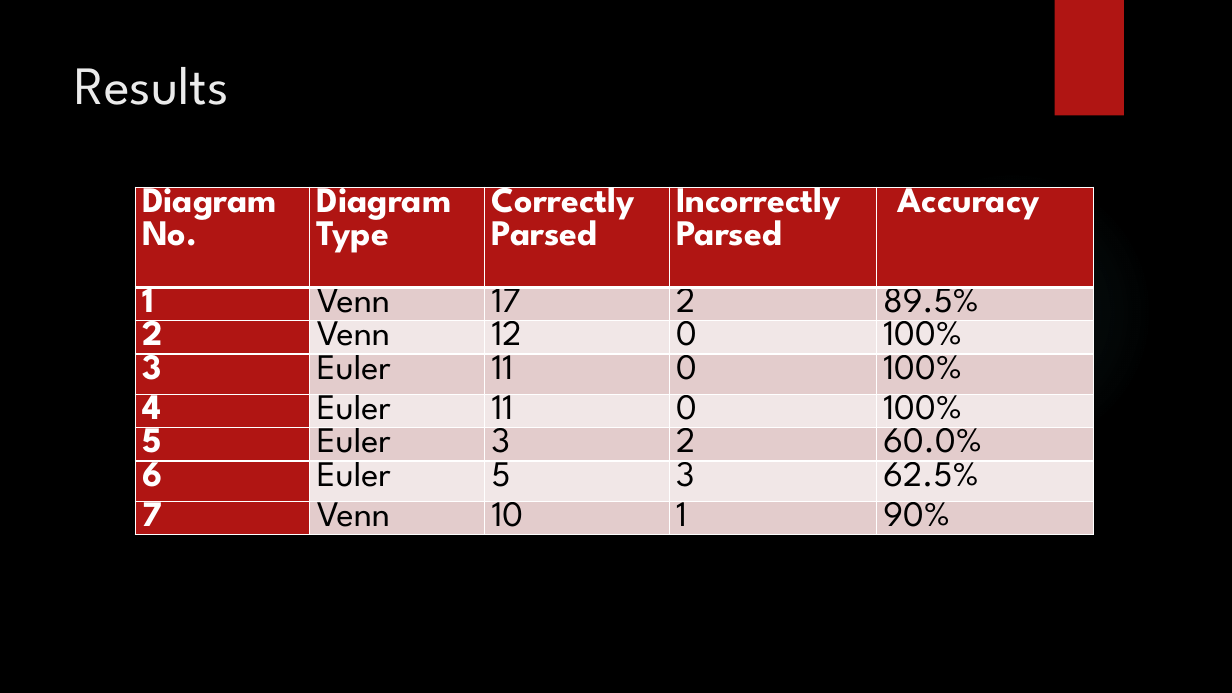
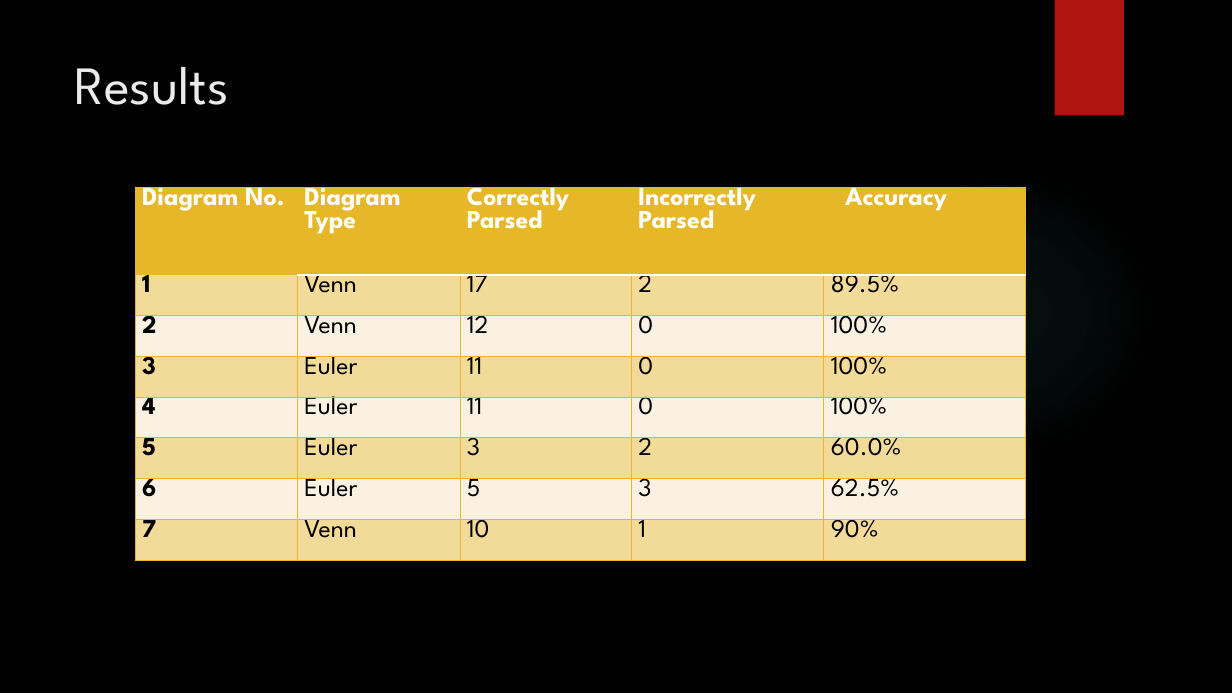
Before and after one commit to diunuge/Paper---Automatic-Assessment-of-Student-Answers-Consisting-of-Venn-and-Euler-Diagrams, a slide deck: slide 10 of paper - Computer Understanding of Venn & Euler Diagrams/conference presentation/ICTer Presentation.pptx. Drawn at 1232x693 pixels with LibreOffice and Linux fonts; fonts in the diff are those of the drawing; background and template pictures are left out. Boxes give left, top, right and bottom in pixels: in the first picture for what was removed or moved away, otherwise in the second. Text is boxed around its words. In the diff, an @@ line names an element or a change of style, - is before the commit and + after.

```diff
--- a/paper - Computer Understanding of Venn & Euler Diagrams/conference presentation/ICTer Presentation.pptx
+++ b/paper - Computer Understanding of Venn & Euler Diagrams/conference presentation/ICTer Presentation.pptx
@@ table at (135, 188, 1026, 561) @@
@@ fill #B01513 to #E6B729 in row 1 @@
@@ fill #B01513 to #E6B729 at 40% opacity in 4 cells @@
@@ fill #E4CCCC to #E6B729 at 40% opacity in 16 cells @@
@@ fill #B01513 to none in 3 cells @@
@@ fill #F2E8E7 to none in 12 cells @@
@@ size 28 to 20 pt @@
@@ text colour #FFFFFF to #000000 in "1", "2", "3", "4" and 3 more places @@
@@ borders changed @@
@@ table: place and size @@
-table at (135, 188, 1093, 590)
+table at (135, 188, 1026, 561)
```
Also in this commit, not shown: 13 other slides changed.
